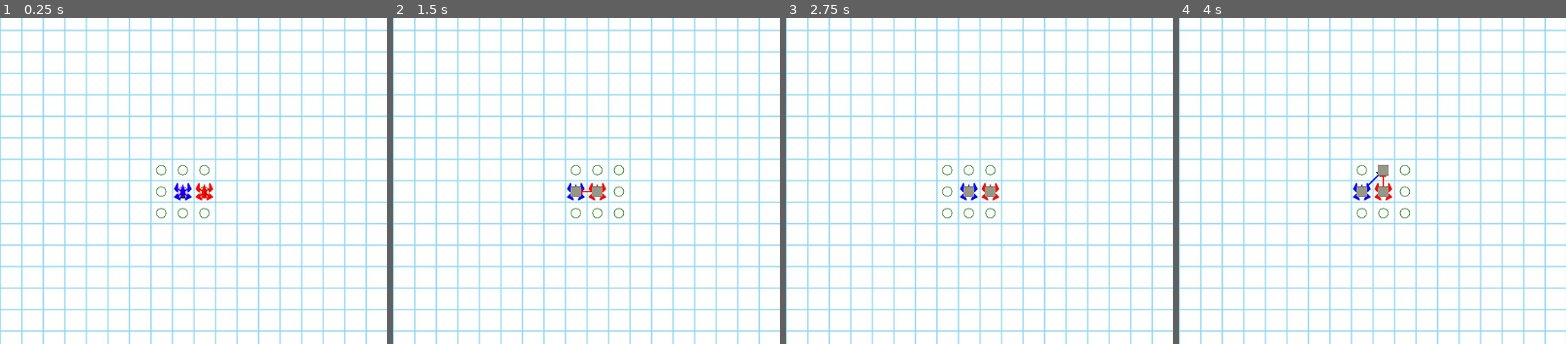
Above: before the commit, frames 1-4 (left to right).
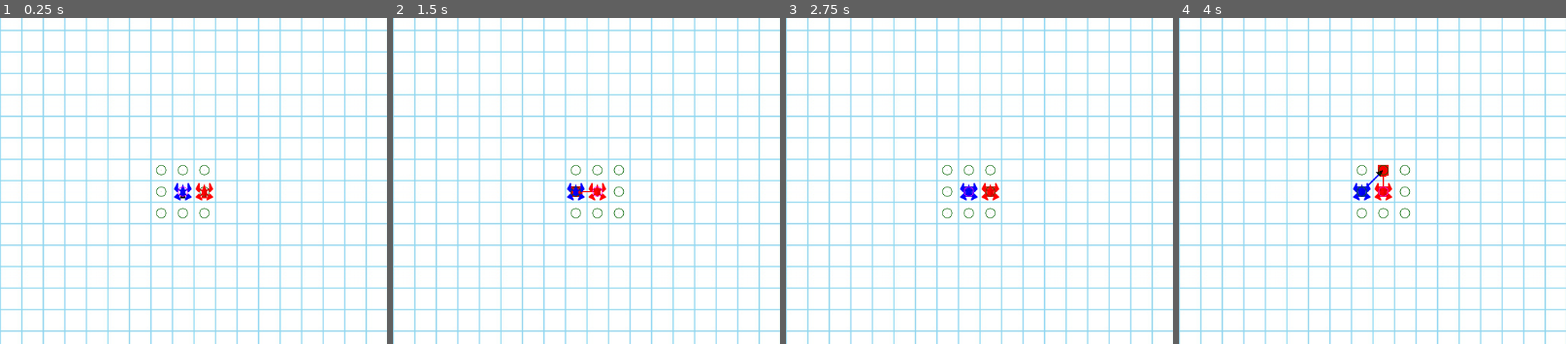
Above: after the commit, the same moments.

Repository: broosnemanic/race_game
Game: Godot game, scene res://scenes/game_control.tscn
The game is run twice, just before and just after one commit, with the same random seed, the same clock (stepped at 60 frames per second) and the same inputs.
Inputs (mouse positions are % of the whole screen's width and height, from its top left):
- Up to frame 1 (0.25 s): no input
- Up to frame 2 (1.5 s): tap Enter at 0.5 s; click (50, 41) at 0.67 s; tap Space at 1.25 s; click (50, 41) at 1.42 s
- Up to frame 3 (2.75 s): tap Enter at 2 s; move the mouse to (53, 41) at 2.02 s; click (53, 41) at 2.17 s
- Up to frame 4 (4 s): tap Space at 2.75 s; click (53, 41) at 2.92 s; tap Enter at 3.5 s; move the mouse to (53, 38) at 3.52 s; click (53, 38) at 3.67 s
The pictures show only the part of the screen within x 26-76%, y 14-64%; the shares and areas given below are measured in that part.

The runs differ from the first frame. In frame 1, less than 0.1% of the frame differs, in the area x 52-54%, y 54-55%; in frame 2, 0.2%; in frame 3, 0.2%; in frame 4, 0.3%, in the area x 45-55%, y 45-55%.

Commit message:
Descrete_path fade
Descrete_paths now fade and match player color

Diff:
--- a/scripts/board.gd
+++ b/scripts/board.gd
@@ -20,7 +20,7 @@
 var mouse_pos: Vector2		# Relative to SubViewportContainer not viewport position
 var trace_register: Array[Line2D]
 var dot_register: Array[Sprite2D]
-
+var descrete_path_register: Array[DescretePath] = []
 
 func _ready() -> void:
 	crosshair = Sprite2D.new()
@@ -94,7 +94,7 @@
 func add_ship(a_ship: Ship) -> void:
 	ships.append(a_ship)
 	grid_rect.add_child(a_ship)
-	a_ship.z_index = Constants.SHIP_Z + a_ship.player
+	a_ship.z_index = Constants.SHIP_Z_INDEX + a_ship.player
 	#a_ship.selected.connect(on_ship_selected)
 	a_ship.move_selected.connect(on_move_selected)
 	#a_ship.position = snapped_pos(board_camera.offset)
@@ -123,8 +123,41 @@
 func move_ships() -> void:
 	fade_traces()
 	fade_dots()
+	preserve_ship_paths()
 	for i_ship: Ship in ships:
 		move_ship(i_ship)
+
+
+func preserve_ship_paths() -> void:
+	for i_ship: Ship in ships:
+		var t_path: DescretePath = DescretePath.new()
+		t_path.coords = i_ship.descrete_path.coords
+		t_path.color = Constants.player_color[i_ship.player]
+		t_path.draw_points(t_path.coords)
+		descrete_path_register.append(t_path)
+		grid_rect.add_child(t_path)
+		t_path.global_position = i_ship.descrete_path.global_position
+		i_ship.descrete_path.clear_line()
+	fade_descrete_paths()
+
+
+func fade_descrete_paths() -> void:
+	for i_path: DescretePath in descrete_path_register:
+		i_path.fade(Constants.FADE_INCR)
+	remove_old_paths()
+
+
+func remove_old_paths() -> void:
+	for i_index: int in range(descrete_path_register.size()):
+		var t_path: DescretePath = descrete_path_register[i_index]
+		if t_path.alpha() <= 0.0:
+			descrete_path_register[i_index] = null
+			t_path.queue_free()
+	var t_register: Array[DescretePath] = []
+	for i_path: DescretePath in descrete_path_register:
+		if i_path != null:
+			t_register.append(i_path)
+	descrete_path_register = t_register
 
 
 # This will have to be reworked as it does not take collisions in to account
--- a/scripts/constants.gd
+++ b/scripts/constants.gd
@@ -17,11 +17,15 @@
 											}
 
 const MOVE_TIME: float = 0.5
-const SHIP_Z: int = 3
+#const SHIP_Z: int = 3
 # Tiling grid image is 256 px with 4x4 squares
 const ORIGINAL_SQUARE_SIZE: float = 256.0 / 4.0
+const WHITE_TILE: Texture2D = preload("uid://o1lgoog0pi14")
 
 const MARKER_COLOR: Color = Color.DARK_GREEN
 
 const FADE_FACTOR: float = 0.85
 const FADE_INCR: float = 0.15
+
+const PATH_Z_INDEX: int = 10
+const SHIP_Z_INDEX: int = 20
--- a/scripts/descrete_path.gd
+++ b/scripts/descrete_path.gd
@@ -1,11 +1,18 @@
 extends Node2D
 class_name DescretePath
 
+
+var coords: Array[Vector2i] = []
 var point_markers: Array[Sprite2D] = []
-const POINT_TEXTURE: Texture2D = preload("uid://crkmjka1gcgkc")
+var color: Color = Color.FUCHSIA
+
+const POINT_TEXTURE: Texture2D = preload("uid://dup115kj27cgg")
+const ENDPOINT_TEXTURE: Texture2D = preload("uid://dipjdkw86aunk")
 
 
-
+func _init() -> void:
+	z_index = Constants.PATH_Z_INDEX
+	z_as_relative = false
 
 # Utility for drawing grid-style line
 # [x dir count, y dir count, diag dir count]
@@ -27,11 +34,29 @@
 
 func draw_points(a_coords: Array[Vector2i]) -> void:
 	clear_line()
+	coords = a_coords
 	for i_coord: Vector2i in a_coords:
 		var t_sprite: Sprite2D = Sprite2D.new()
-		t_sprite.texture = POINT_TEXTURE
-		t_sprite.z_index = 10
-		t_sprite.scale = 0.25 * Vector2.ONE
+		t_sprite.texture = Constants.WHITE_TILE
+		t_sprite.modulate = color
+		t_sprite.modulate.a = 0.85
+		t_sprite.scale = 0.15 * Vector2.ONE
 		add_child(t_sprite)
 		t_sprite.position = i_coord * Constants.ORIGINAL_SQUARE_SIZE
 		point_markers.append(t_sprite)
+	if not point_markers.is_empty():
+		point_markers.back().modulate.a = 1.0
+		point_markers.back().scale = 0.25 * Vector2i.ONE
+
+
+
+func fade(a_fraction: float) -> void:
+	for i_sprite: Sprite2D in point_markers:
+		var t_alpha: float = i_sprite.modulate.a
+		t_alpha = maxf(0.0, t_alpha - a_fraction)
+		i_sprite.modulate.a = t_alpha
+
+
+func alpha() -> float:
+	if point_markers.is_empty(): return 0.0
+	return point_markers.front().modulate.a
--- a/scripts/game_control.gd
+++ b/scripts/game_control.gd
@@ -36,6 +36,7 @@
 		ships.append(t_ship)
 		t_ship.set_player(i_index)
 		board.add_ship(t_ship)
+		t_ship.z_index = Constants.SHIP_Z_INDEX
 		t_ship.position = start_pos_from_player(t_ship.player)
 	board.on_ship_selected(ships[0])
 	ship_ready_report.resize(ships.size())
--- a/scripts/ship.gd
+++ b/scripts/ship.gd
@@ -51,6 +51,7 @@
 	setup_arrowhead()
 	area.area_entered.connect(on_area_entered)
 	area.add_to_group("ship")
+	z_as_relative = false
 
 
 func on_area_entered(a_area: Area2D) -> void:
@@ -159,6 +160,7 @@
 	#draw_squares(t_coords)
 	descrete_path.clear_line()
 	descrete_path = DescretePath.new()
+	descrete_path.color = Constants.player_color[player]
 	add_child(descrete_path)
 	descrete_path.draw_points(t_coords)
 
Binary file added: textures/WhiteTile.png
Not shown, added: textures/WhiteTile.png.import
Binary file added: textures/crosshair117.png
Not shown, added: textures/crosshair117.png.import
Binary file added: textures/crosshair119.png
Not shown, added: textures/crosshair119.png.import
